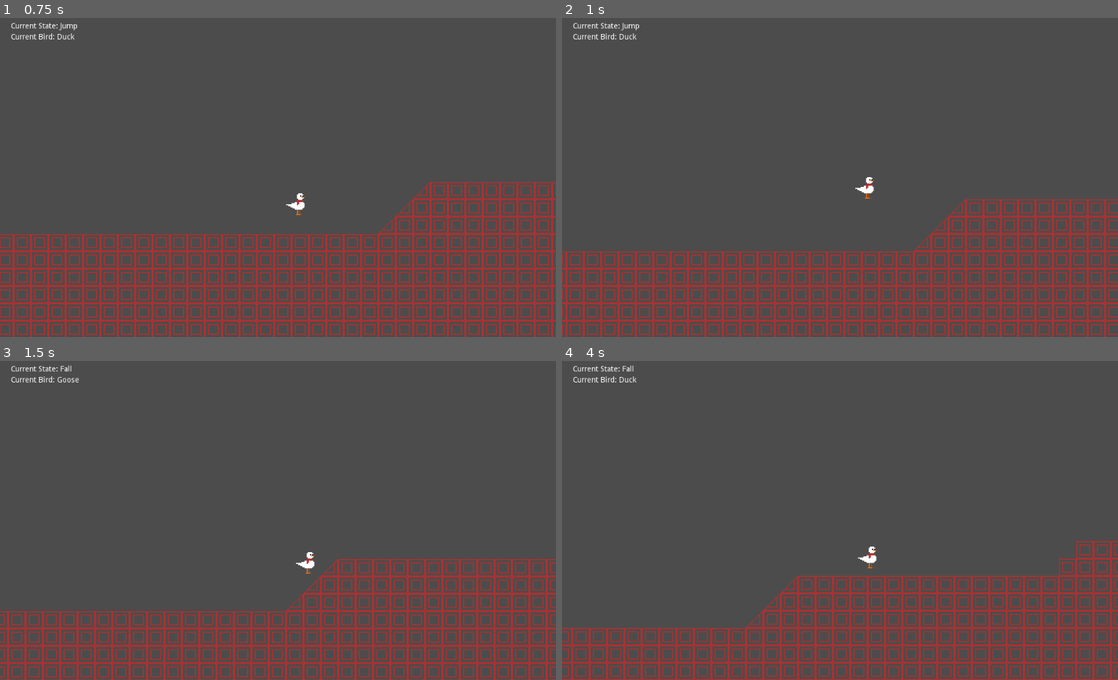
Above: before the commit, frames 1-4 (two rows, left to right).
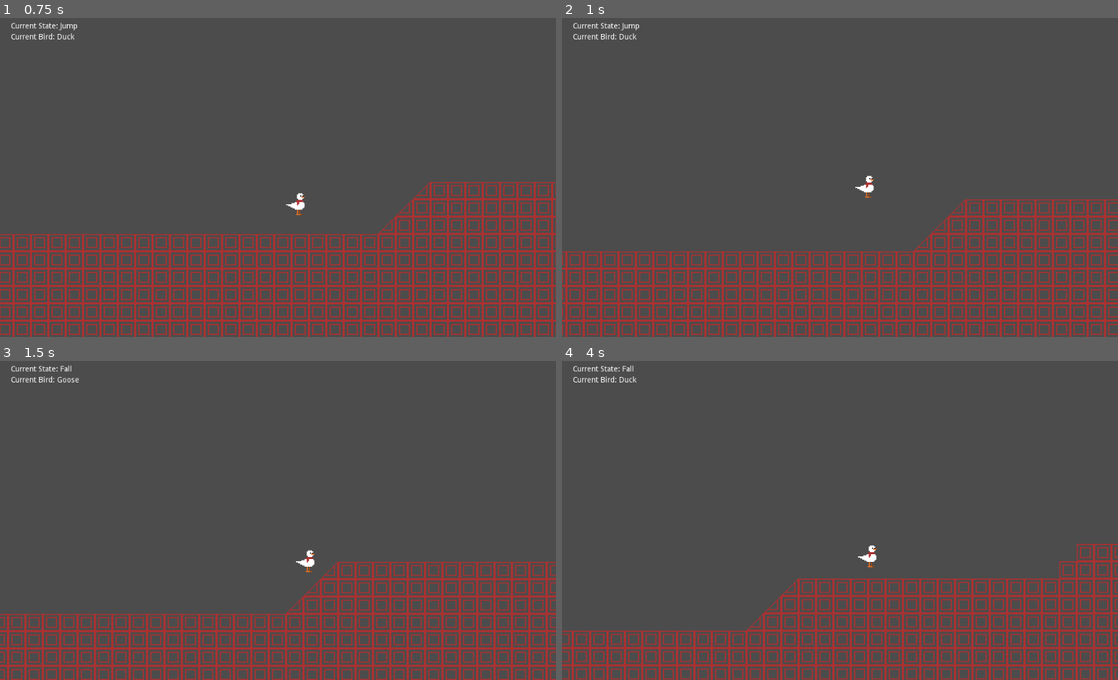
Above: after the commit, the same moments.

Repository: Zenza235/go-duck-goose
Game: Godot game, scene res://levels/MovementTest.tscn
Same seed, same stepped clock (60 frames per second), same inputs: the game is played once before the commit and once after it.
Inputs:
- Up to frame 1 (0.75 s): hold D (move_right) from 0.53 s (still down); tap W (jump) at 0.6 s
- Up to frame 2 (1 s): keep holding D (move_right); tap W (jump) at 0.77 s
- Up to frame 3 (1.5 s): keep holding D (move_right); tap W (jump) at 1.07 s; tap Alt (switch) at 1.35 s
- Up to frame 4 (4 s): tap W (jump) at 1.52, 1.55, 1.82, 2.1, 3.02, 3.05, 3.32, 3.6, 3.77 s; release D (move_right) at 2.03 s; hold A (move_left) 2.03-2.78 s; hold D (move_right) from 2.78 s (still down); tap Alt (switch) at 2.85 s

Frame 1 is identical in both runs. In frame 2, less than 0.1% of the frame differs, in the area x 52-57%, y 49-57%; in frame 3, 11%; in frame 4, 15%, in the area x 0-100%, y 56-100%.

Commit message:
move jump input from physics_update to update

Diff:
--- a/player/states/Fall.gd
+++ b/player/states/Fall.gd
@@ -1,9 +1,10 @@
 extends PlayerState
 
-func physics_update(delta: float) -> void:
+func update(delta: float) -> void:
 	if Input.is_action_just_pressed("jump") and player.curr_jumps != 0:
 		state_machine.transition_to("Jump")
 
+func physics_update(delta: float) -> void:
 	var move_dir = 0
 	if Input.is_action_pressed("move_left"):
 		move_dir = -1
--- a/player/states/Jump.gd
+++ b/player/states/Jump.gd
@@ -4,10 +4,11 @@
 	player.curr_jumps -= 1
 	player.velocity.y = -player.jump_spd
 
-func physics_update(delta: float) -> void:
+func update(delta: float) -> void:
 	if Input.is_action_just_pressed("jump") and player.curr_jumps != 0:
 		state_machine.transition_to("Jump")
 
+func physics_update(delta: float) -> void:
 	var move_dir = 0
 	if Input.is_action_pressed("move_left"):
 		move_dir = -1
--- a/player/states/Run.gd
+++ b/player/states/Run.gd
@@ -1,4 +1,8 @@
 extends PlayerState
+
+func update(delta: float) -> void:
+	if Input.is_action_just_pressed("jump"):
+		state_machine.transition_to("Jump")
 
 func physics_update(delta: float) -> void:
 	if not player.is_on_floor():
@@ -20,8 +24,5 @@
 	player.velocity = player.move_and_slide_with_snap(player.velocity.rotated(player.rotation), snap_vec, -player.transform.y, true)
 	player.velocity = player.velocity.rotated(-player.rotation)
 
-	if Input.is_action_just_pressed("jump"):
-		state_machine.transition_to("Jump")
-
-	elif is_equal_approx(move_dir, 0.0):
+	if is_equal_approx(move_dir, 0.0):
 		state_machine.transition_to("Idle")
